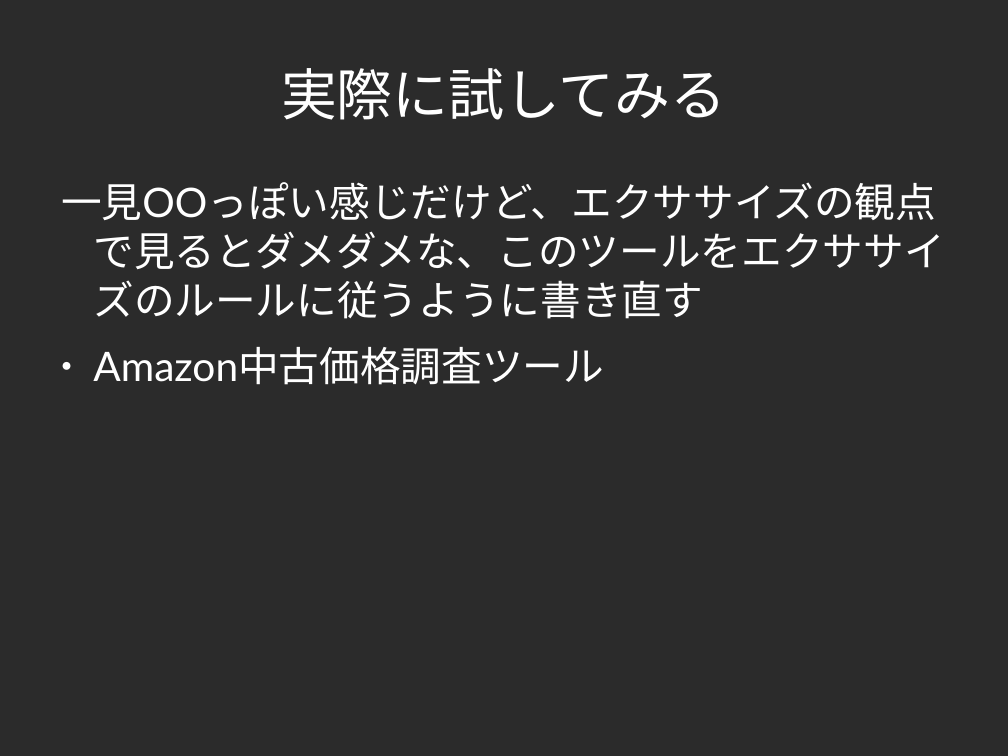
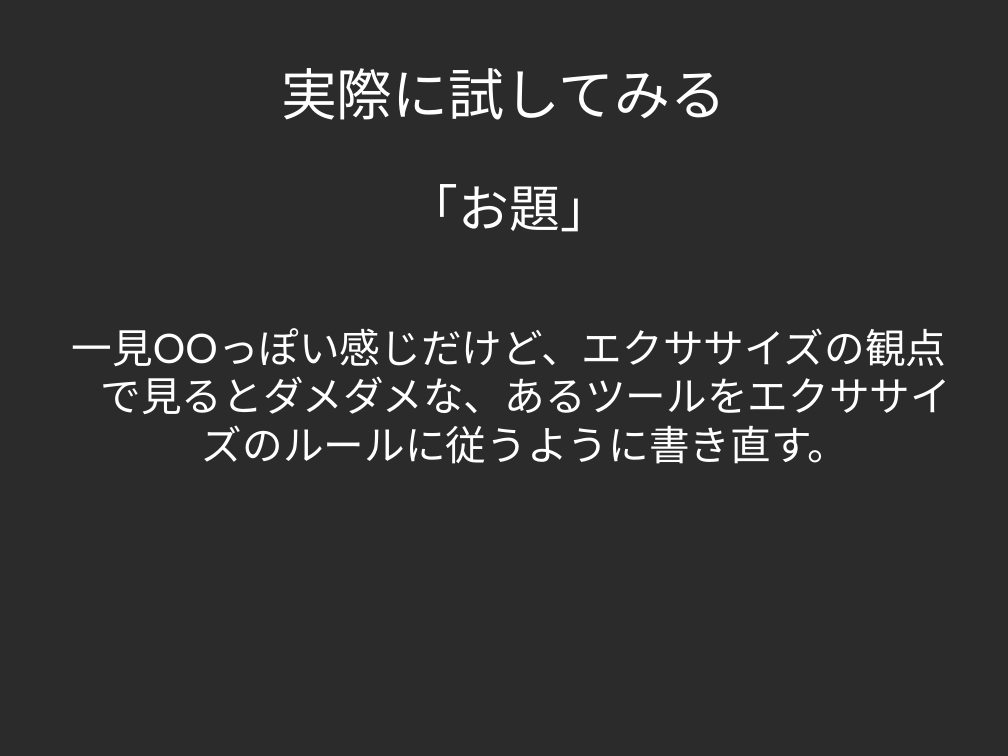
Before and after one commit to yojik/yojik-lib, a slide deck: slide 7 of 2009devsumi/oo_exercise/doc/devsum.odp. Drawn at 1008x756 pixels with LibreOffice and Linux fonts; fonts in the diff are those of the drawing; background and template pictures are left out; a plain dark background stands for a picture behind light text. Boxes give left, top, right and bottom in pixels: in the first picture for what was removed or moved away, otherwise in the second. Text is boxed around its words. In the diff, an @@ line names an element or a change of style, - is before the commit and + after.

```diff
--- a/2009devsumi/oo_exercise/doc/devsum.odp
+++ b/2009devsumi/oo_exercise/doc/devsum.odp
@@ text at (71,184,951,464): text changed @@
-一見OOっぽい感じだけど、エクササイズの観点で見るとダメダメな、このツールをエクササイズのルールに従うように書き直す
-● Amazon中古価格調査ツール
+「お題」
+一見OOっぽい感じだけど、エクササイズの観点で見るとダメダメな、あるツールをエクササイズのルールに従うように書き直す。
```
Also in this commit, not shown: 23 other slides changed, 8 slides added, 1 slide removed.
